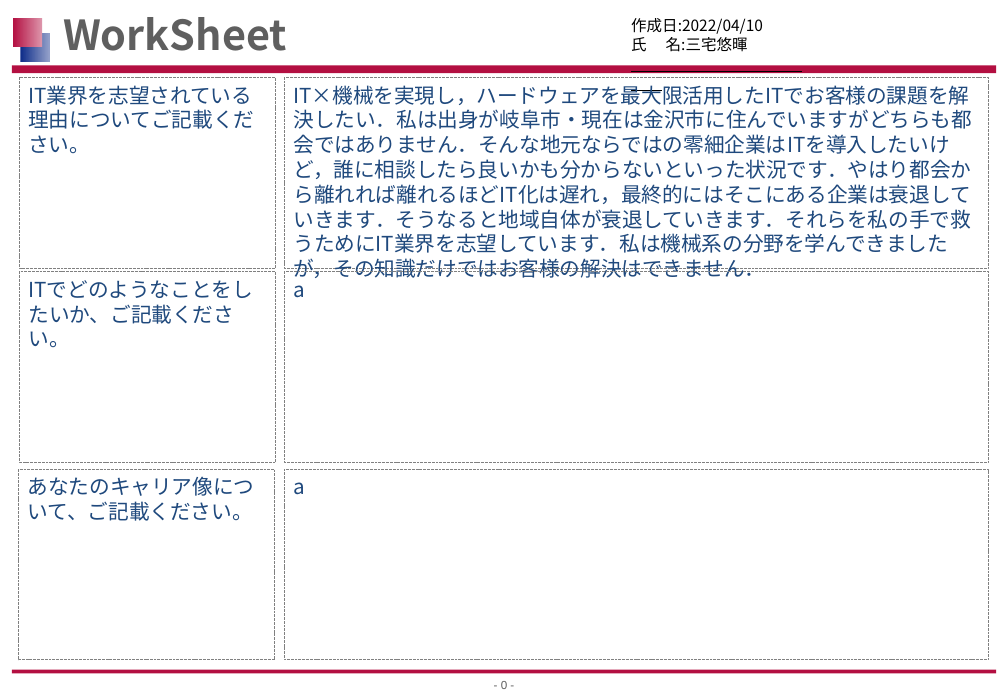
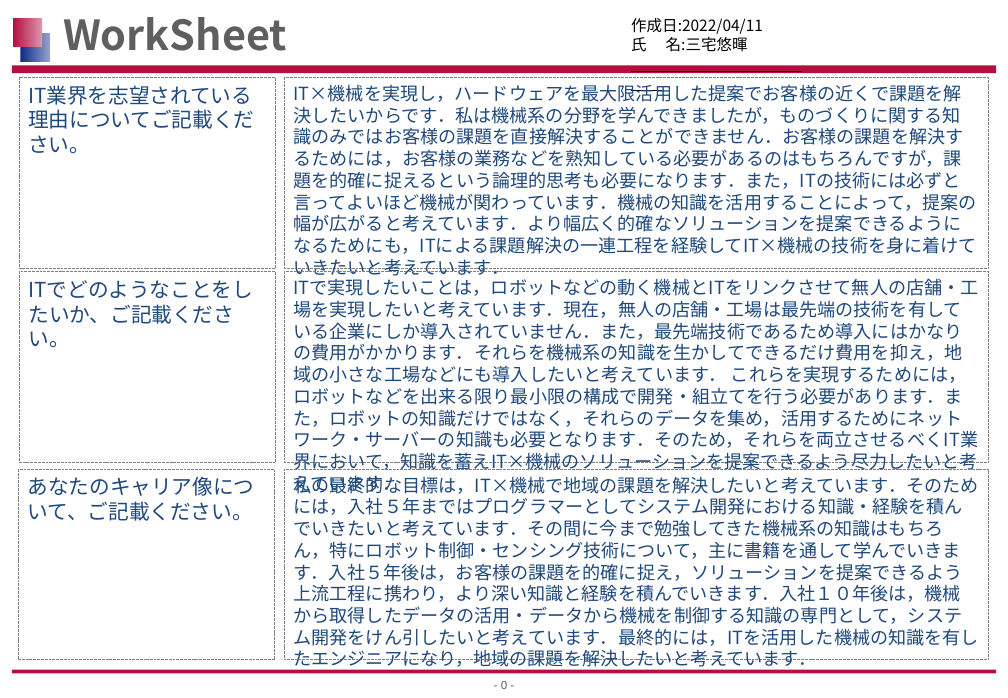
Before and after one commit to MiyakeYuuki/looking_for_work_2023, a slide deck: slide 1 of 12_ヒューマンインタラクティブテクノロジー/WorkSheet_HITからの質問事項_三宅悠暉(金沢大学大学院).pptx. Drawn at 1008x698 pixels with LibreOffice and Linux fonts; fonts in the diff are those of the drawing; background and template pictures are left out. Boxes give left, top, right and bottom in pixels: in the first picture for what was removed or moved away, otherwise in the second. Text is boxed around its words. In the diff, an @@ line names an element or a change of style, - is before the commit and + after.

```diff
--- a/12_ヒューマンインタラクティブテクノロジー/WorkSheet_HITからの質問事項_三宅悠暉(金沢大学大学院).pptx
+++ b/12_ヒューマンインタラクティブテクノロジー/WorkSheet_HITからの質問事項_三宅悠暉(金沢大学大学院).pptx
@@ text at box(631, 18, 763, 34): text changed @@
-作成日:2022/04/10
+作成日:2022/04/11
@@ text in rectangle at box(293, 84, 977, 276): text changed; size 16 to 14 pt @@
-IT×機械を実現し，ハードウェアを最大限活用したITでお客様の課題を解決したい．私は出身が岐阜市・現在は金沢市に住んでいますがどちらも都会ではありません．そんな地元ならではの零細企業はITを導入したいけど，誰に相談したら良いかも分からないといった状況です．やはり都会から離れれば離れるほどIT化は遅れ，最終的にはそこにある企業は衰退していきます．そうなると地域自体が衰退していきます．それらを私の手で救うためにIT業界を志望しています．私は機械系の分野を学んできましたが，その知識だけではお客様の解決はできません．
+IT×機械を実現し，ハードウェアを最大限活用した提案でお客様の近くで課題を解決したいからです．私は機械系の分野を学んできましたが，ものづくりに関する知識のみではお客様の課題を直接解決することができません．お客様の課題を解決するためには，お客様の業務などを熟知している必要があるのはもちろんですが，課題を的確に捉えるという論理的思考も必要になります．また，ITの技術には必ずと言ってよいほど機械が関わっています．機械の知識を活用することによって，提案の幅が広がると考えています．より幅広く的確なソリューションを提案できるようになるためにも，ITによる課題解決の一連工程を経験してIT×機械の技術を身に着けていきたいと考えています．
@@ text in rectangle at box(293, 278, 978, 470): text changed; size 16 to 14 pt @@
-a
+ITで実現したいことは，ロボットなどの動く機械とITをリンクさせて無人の店舗・工場を実現したいと考えています．現在，無人の店舗・工場は最先端の技術を有している企業にしか導入されていません．また，最先端技術であるため導入にはかなりの費用がかかります．それらを機械系の知識を生かしてできるだけ費用を抑え，地域の小さな工場などにも導入したいと考えています． これらを実現するためには，ロボットなどを出来る限り最小限の構成で開発・組立てを行う必要があります．また，ロボットの知識だけではなく，それらのデータを集め，活用するためにネットワーク・サーバーの知識も必要となります．そのため，それらを両立させるべくIT業界において，知識を蓄えIT×機械のソリューションを提案できるよう尽力したいと考えています．
@@ text in rectangle at box(293, 475, 979, 671): text changed; size 16 to 14 pt @@
-a
+私の最終的な目標は，IT×機械で地域の課題を解決したいと考えています．そのためには，入社５年まではプログラマーとしてシステム開発における知識・経験を積んでいきたいと考えています．その間に今まで勉強してきた機械系の知識はもちろん，特にロボット制御・センシング技術について，主に書籍を通して学んでいきます．入社５年後は，お客様の課題を的確に捉え，ソリューションを提案できるよう上流工程に携わり，より深い知識と経験を積んでいきます．入社１０年後は，機械から取得したデータの活用・データから機械を制御する知識の専門として，システム開発をけん引したいと考えています．最終的には，ITを活用した機械の知識を有したエンジニアになり，地域の課題を解決したいと考えています．
```
Also in this commit, not shown: 2 other files.
